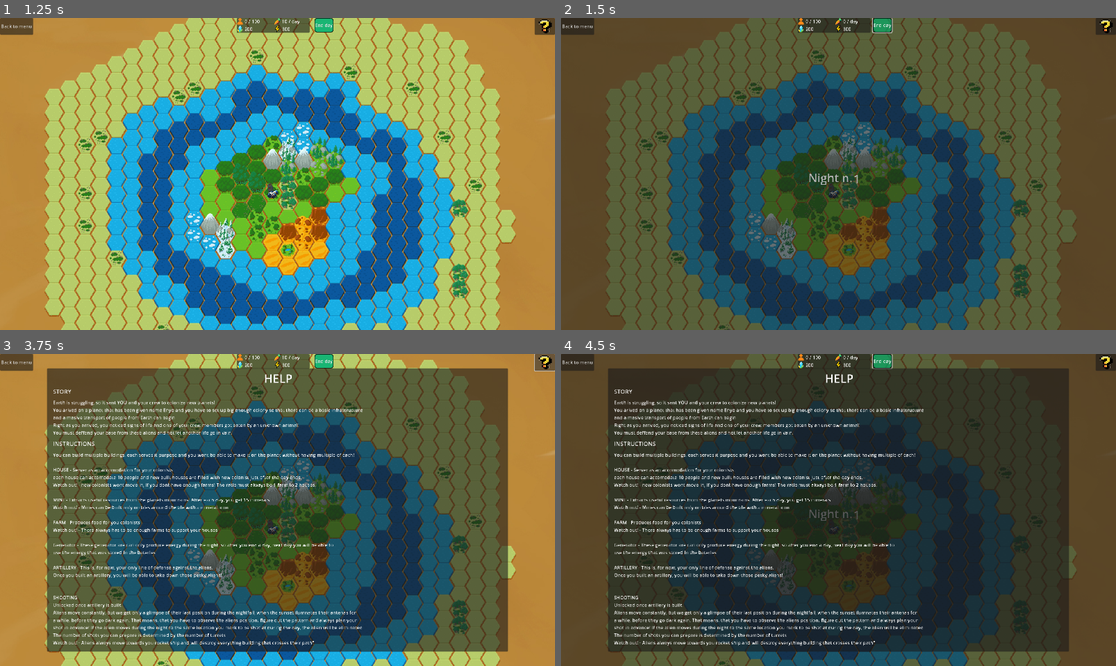
Above: before the commit, frames 1-4 (two rows, left to right).
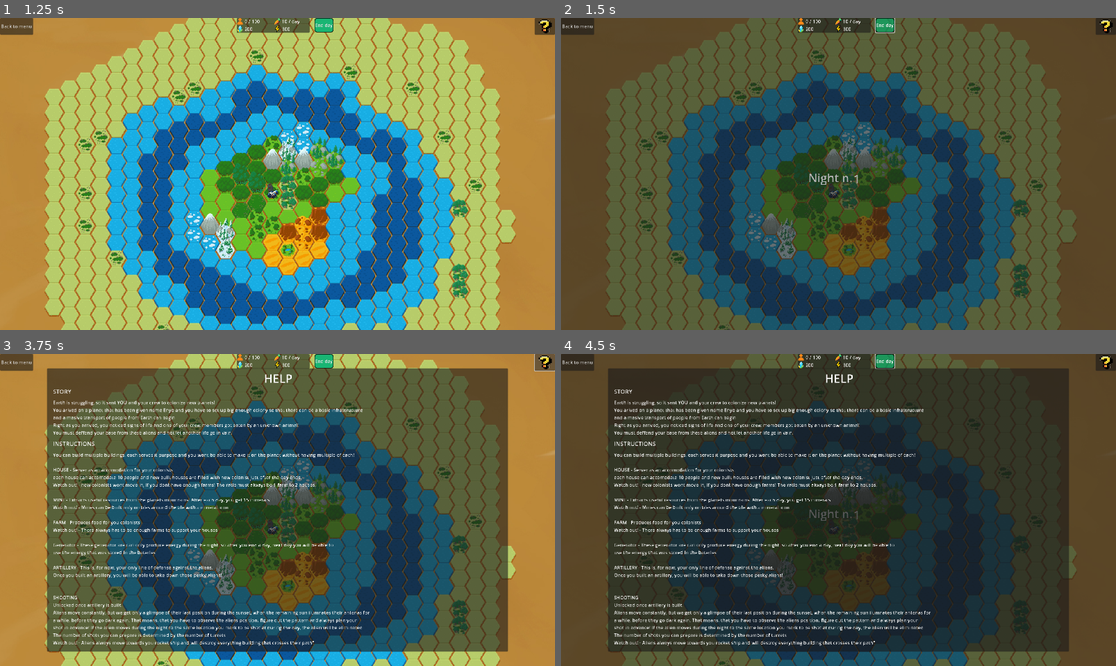
Above: after the commit, the same moments.

Repository: patrik-pacak-personal/CrimsonHorizons
Game: Godot game, scene res://scenes/MainMenu.tscn
The game is run twice, just before and just after one commit, with the same random seed, the same clock (stepped at 60 frames per second) and the same inputs.
Inputs (mouse positions are in pixels of both pictures, inside the frame that each line leads up to):
- Up to frame 1 (1.25 s): click "START" at 0.5 s
- Up to frame 2 (1.5 s): click "End day" at 1.25 s
- Up to frame 3 (3.75 s): click "Back to menu" at 2 s; click "START" at 2.75 s; click (543, 363) at 3.5 s
- Up to frame 4 (4.5 s): click "End day" at 4.25 s

Frame 1 is identical in both runs. In frame 2, 0.1% of the frame differs, in the area x 50-61%, y 0-5%; in frame 3, 0.2%; in frame 4, 0.3%, in the area x 42-67%, y 0-84%.
Error before the commit: Attempt to call function 'get_children' in base 'null instance' on a null instance. (res://NewScripts/AutoLoads/Managers/enemy_manager.gd:71)

Commit message:
Bugfixes and new building sprite

Diff:
--- a/NewScripts/AutoLoads/Data/custom_tile_data.gd
+++ b/NewScripts/AutoLoads/Data/custom_tile_data.gd
@@ -2,13 +2,26 @@
 
 var tile_flags := {}
 
-func set_tile_flag(pos: Vector2i, key: String, value):
+func set_tile_flag(pos: Vector2i, key: String, value : Variant):
 	if not tile_flags.has(pos):
 		tile_flags[pos] = {}
 	tile_flags[pos][key] = value
 
-func get_tile_flag(pos: Vector2i, key: String) -> bool:
-	return tile_flags.has(pos) and tile_flags[pos].get(key, false)
+func get_tile_flag(pos: Vector2i, key: String) -> Variant:
+	if not tile_flags.has(pos):
+		return null
+	return tile_flags[pos].get(key)
+
+func set_tile_flags_to_basic(pos: Vector2i):
+	CustomTileData.set_tile_flag(pos,"occupied",false)
+	CustomTileData.set_tile_flag(pos,"hasAlien",false)
+	CustomTileData.set_tile_flag(pos,"hasCrosshair",false)
+	CustomTileData.set_tile_flag(pos,"house",false)
+	CustomTileData.set_tile_flag(pos,"farm",false)
+	CustomTileData.set_tile_flag(pos,"mine",false)
+	CustomTileData.set_tile_flag(pos,"generator",false)
+	CustomTileData.set_tile_flag(pos,"turret",false)
+	CustomTileData.set_tile_flag(pos,"object_name","")
 
 func find_center_tile() -> Vector2i:
 	for pos in tile_flags.keys():
--- a/NewScripts/AutoLoads/Data/states.gd
+++ b/NewScripts/AutoLoads/Data/states.gd
@@ -5,6 +5,8 @@
 
 var selected_tile: Vector2i = Vector2i(-1, -1)
 var shooting = false
+
+var in_game = false
 
 var _turretBuilt = false
 var turretBuilt:
--- a/NewScripts/AutoLoads/Managers/aim_and_shoot_manager.gd
+++ b/NewScripts/AutoLoads/Managers/aim_and_shoot_manager.gd
@@ -7,25 +7,34 @@
 	SignalHub.place_marker.connect(place_target_marker)
 
 func remove_all_crosshairs():
+	#This method of removing the crosshairs feels really stupid and should be refactored to just remove all of the
+	#cross hair
 	var placed_items_node = get_node("/root/Main/GameplayScene/PlacedItemsContainer")
 	var tile_map = get_node("/root/Main/GameplayScene/TileMapLayer")
 
 	var tiles_to_clear := []
+	var objects_to_clear := []
+
+	for item in placed_items_node.get_children():
+		if "targetCrosshair" in item.name:
+			item.queue_free()
 
 	# Step 1: Find all tiles with a crosshair
 	for tile_pos in CustomTileData.tile_flags.keys():
 		if CustomTileData.get_tile_flag(tile_pos, "hasCrosshair"):
 			tiles_to_clear.append(tile_pos)
 
-	# Step 2: Remove crosshair nodes and clear flags
+
+	for tile_pos in CustomTileData.tile_flags.keys():
+		if CustomTileData.get_tile_flag(tile_pos, "hasCrosshair"):
+				for item in placed_items_node.get_children():
+					var obj_name = CustomTileData.get_tile_flag(tile_pos, "object_name")
+					if obj_name == item.name:
+						item.queue_free()
+						CustomTileData.set_tile_flags_to_basic(tile_pos)
+
+	# Step 2:  clear flags
 	for tile_pos in tiles_to_clear:
-		var world_pos = tile_map.to_global(tile_map.map_to_local(tile_pos))
-
-		for item in placed_items_node.get_children():
-			if item.position.distance_to(placed_items_node.to_local(world_pos)) < 10:
-				item.queue_free()
-				break
-
 		# Clear the flag
 		CustomTileData.set_tile_flag(tile_pos, "hasCrosshair", false)
 
@@ -61,7 +70,7 @@
 	# Convert to local space of parent node (so it positions correctly)
 	var marker_local_pos = prefabs_node.to_local(tile_global_pos)
 	marker_instance.position = marker_local_pos
-
+	marker_instance.name ="targetCrosshair_" + str(tile_pos.x) + "_" + str(tile_pos.y)
 	# Add the instance to the scene
 	placed_items.add_child(marker_instance)
 
--- a/NewScripts/AutoLoads/Managers/building_manager.gd
+++ b/NewScripts/AutoLoads/Managers/building_manager.gd
@@ -102,6 +102,7 @@
 
 	Resources.pay_resources(item_name)
 	CustomTileData.set_tile_flag(States.selected_tile, "occupied", true)
+	CustomTileData.set_tile_flag(States.selected_tile, "object_name", instance.name)
 	CustomTileData.set_tile_flag(States.selected_tile, item_name.substr(0, item_name.length() - 1), true)
 
 	SignalHub.item_built.emit()
--- a/NewScripts/AutoLoads/Managers/enemy_manager.gd
+++ b/NewScripts/AutoLoads/Managers/enemy_manager.gd
@@ -61,6 +61,10 @@
 
 func move_aliens():
 	await get_tree().create_timer(1).timeout
+
+	if not States.in_game:
+		return
+
 	var tileMapLayer = get_node("/root/Main/GameplayScene/TileMapLayer")
 	var aliensNode = get_node("/root/Main/GameplayScene/AliensContainer")
 	var center_tile: Vector2i = CustomTileData.find_center_tile()
--- a/NewScripts/AutoLoads/Managers/tile_map_layer_actions.gd
+++ b/NewScripts/AutoLoads/Managers/tile_map_layer_actions.gd
@@ -24,6 +24,7 @@
 			CustomTileData.set_tile_flag(pos,"mine",false)
 			CustomTileData.set_tile_flag(pos,"generator",false)
 			CustomTileData.set_tile_flag(pos,"turret",false)
+			CustomTileData.set_tile_flag(pos,"object_name","")
 
 			_set_flags_from_custom_layers(tile_data,pos)
 		if not tile_data:
--- a/NewScripts/AutoLoads/Systems/signal_hub.gd
+++ b/NewScripts/AutoLoads/Systems/signal_hub.gd
@@ -38,19 +38,23 @@
 signal game_over
 
 signal reset_turret_charges()
+signal determine_shoot_panel_visibility()
 signal end_night()
 signal throw_error(error: String)
 
 func aliens_finished_moving():
 	check_for_killed_aliens.emit()
+
+	remove_destroyed_items.emit()
+	count_buildings.emit()
+	give_resources.emit()
+
+	check_for_victory.emit()
+	reset_turret_charges.emit()
+	determine_shoot_panel_visibility.emit()
 	end_night.emit()
-	remove_destroyed_items.emit()
 
 func end_day():
 	start_night.emit()
-	count_buildings.emit()
 	spawn_aliens.emit()
 	move_aliens.emit()
-	give_resources.emit()
-	check_for_victory.emit()
-	reset_turret_charges.emit()
--- a/scenes/UiScenes/HelpDialogScene.tscn
+++ b/scenes/UiScenes/HelpDialogScene.tscn
@@ -96,7 +96,7 @@
 
 SHOOTING
 Unlocked once artillery is built.
-Aliens move constantly, but we get only a glimpse of their last position during the nightfall, when the sunset ilumnates their antenas for
+Aliens move constantly, but we get only a glimpse of their last position during the sunset, when the remaining sun ilumnates their antenas for
 a while, before they go dark again. That means, that you have to observe the aliens position, figure out the pattern and always plan your
 shot in advance! If the alien moves during the night to the same location you mark to be shot at during the day, the alien will be eliminated
 The number of shots you can prepare is determined by the number of turrets
--- a/scripts/back_button.gd
+++ b/scripts/back_button.gd
@@ -7,3 +7,4 @@
 	States.ResetStates()
 	emit_signal("resources_changed")
 	get_tree().change_scene_to_file("res://scenes/MainMenu.tscn")
+	States.in_game = false
--- a/scripts/fire_button.gd
+++ b/scripts/fire_button.gd
@@ -8,6 +8,7 @@
 	SignalHub.turret_built.connect(_on_turret_built)
 	SignalHub.marker_placed.connect(_on_marker_placed)
 	SignalHub.end_night.connect(_reset_shots)
+	SignalHub.determine_shoot_panel_visibility.connect(determine_panel_visibility)
 
 func _reset_shots():
 	update_remaining_shots()
@@ -26,5 +27,9 @@
 func update_remaining_shots() -> void:
 	$VBoxContainer/HBoxContainer2/remainingShots.text = str(States.remainingShots)
 
+func determine_panel_visibility():
+	if States.remainingShots == 0:
+		self.visible=false
+
 func _on_end_day_button_day_ended() -> void:
 	$VBoxContainer/HBoxContainer2/remainingShots.text = str(States.remainingShots)
--- a/scripts/start_button.gd
+++ b/scripts/start_button.gd
@@ -2,3 +2,4 @@
 
 func _on_pressed() -> void:
 	get_tree().change_scene_to_file("res://Scenes/Main.tscn")
+	States.in_game = true
Binary file added: buildings/science_center.png
Not shown, added: buildings/science_center.png.import
